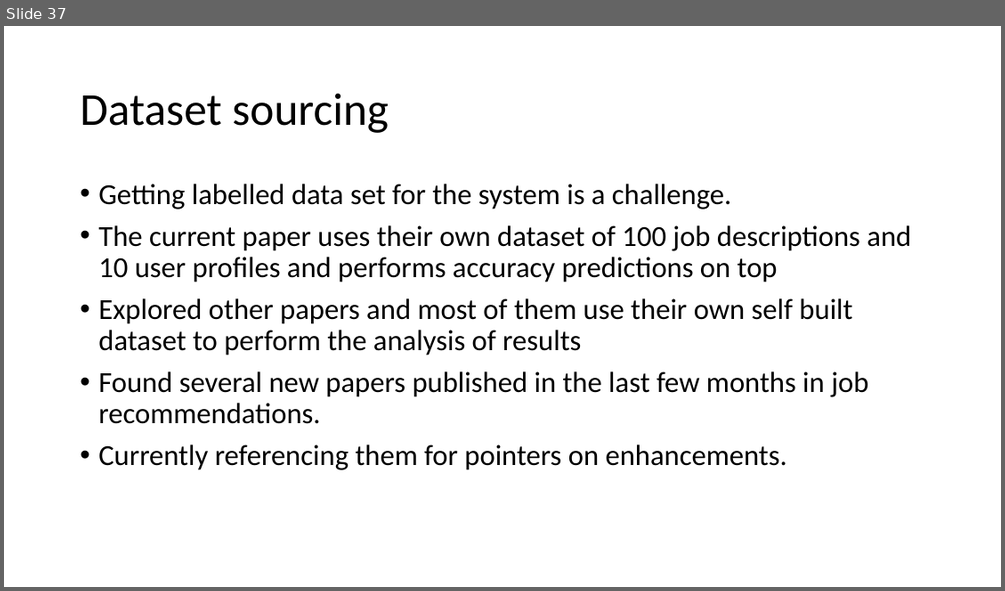
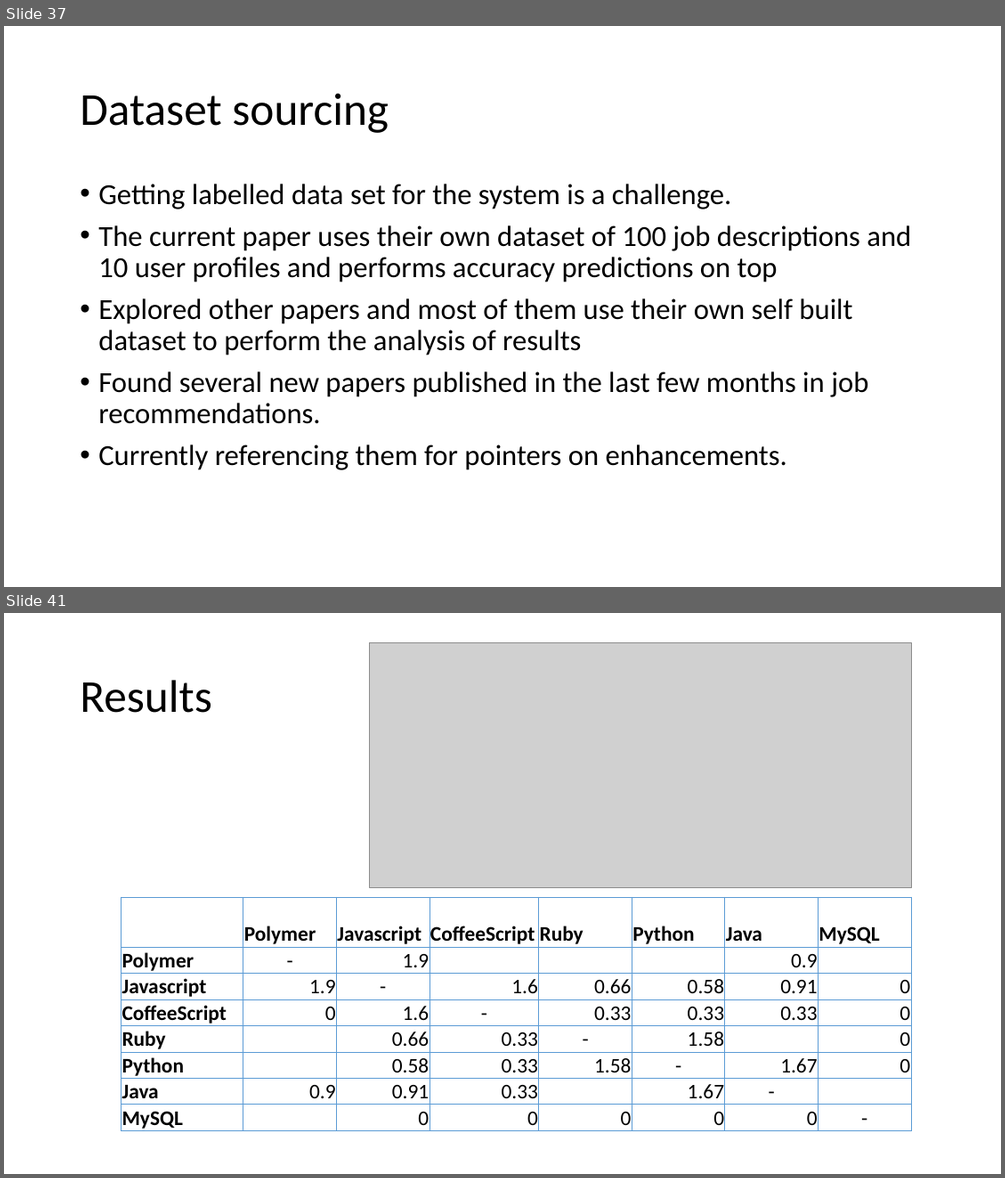
Before and after one commit to yeshbash/CS297, a slide deck: CS297-2.pptx. Shown one above the other, each under a label of ours: slide 37 before the commit, slides 37 and 41 after it; the slides between them are not shown. The pictures are 1005x591 and 1005x1178 pixels, drawn with LibreOffice and Linux fonts; fonts in the diff are those of the drawing; grey boxes stand for pictures. Boxes give left, top, right and bottom in pixels: in the first picture for what was removed or moved away, otherwise in the second. Text is boxed around its words. In the diff, an @@ line names an element or a change of style, - is before the commit and + after.

```diff
--- a/CS297-2.pptx
+++ b/CS297-2.pptx
@@ slide 41 added at box(4, 613, 1001, 1174), background #FFFFFF @@
@@ picture added at box(369, 643, 911, 887) @@
@@ title added at box(80, 680, 212, 713), 44 pt, text #000000 @@
+Results
@@ table added at box(121, 897, 914, 1132), 8 rows, 8 columns @@
+ | Polymer | Javascript | CoffeeScript | Ruby | Python | Java | MySQL
+Polymer | - | 1.9 |  |  |  | 0.9 | 
+Javascript | 1.9 | - | 1.6 | 0.66 | 0.58 | 0.91 | 0
+CoffeeScript | 0 | 1.6 | - | 0.33 | 0.33 | 0.33 | 0
+Ruby |  | 0.66 | 0.33 | - | 1.58 |  | 0
+Python |  | 0.58 | 0.33 | 1.58 | - | 1.67 | 0
+Java | 0.9 | 0.91 | 0.33 |  | 1.67 | - | 
+MySQL |  | 0 | 0 | 0 | 0 | 0 | -
```
Also in this commit, not shown: 8 other slides added, 2 other files.
